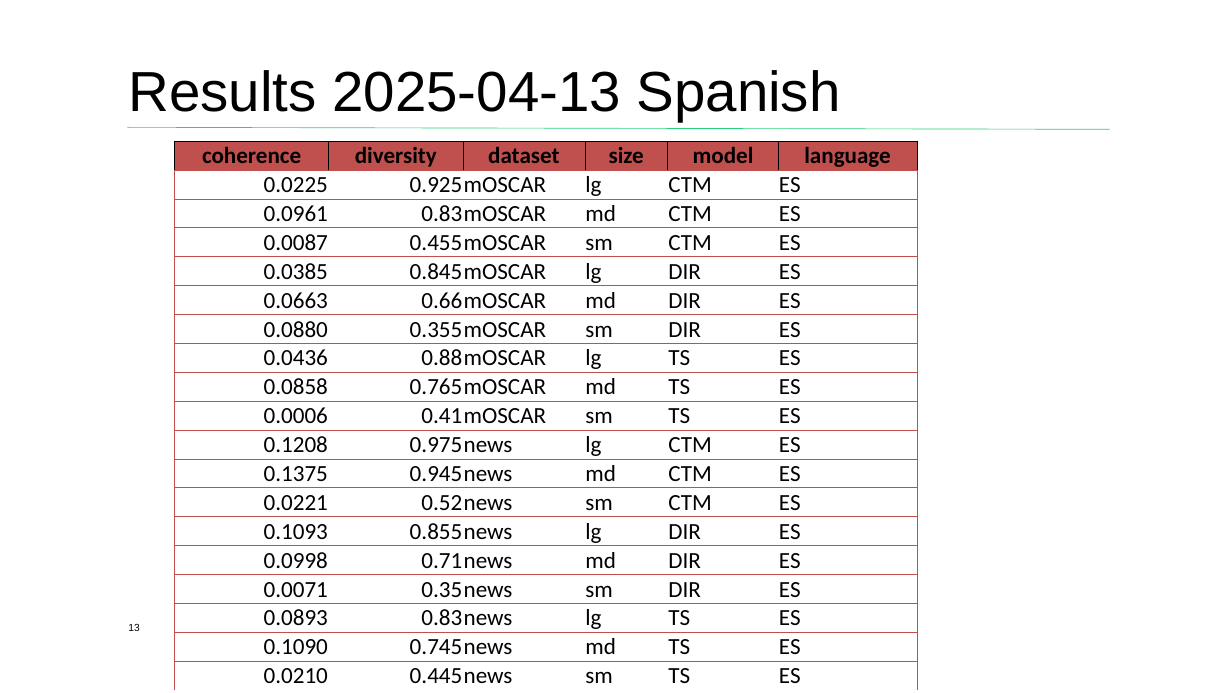
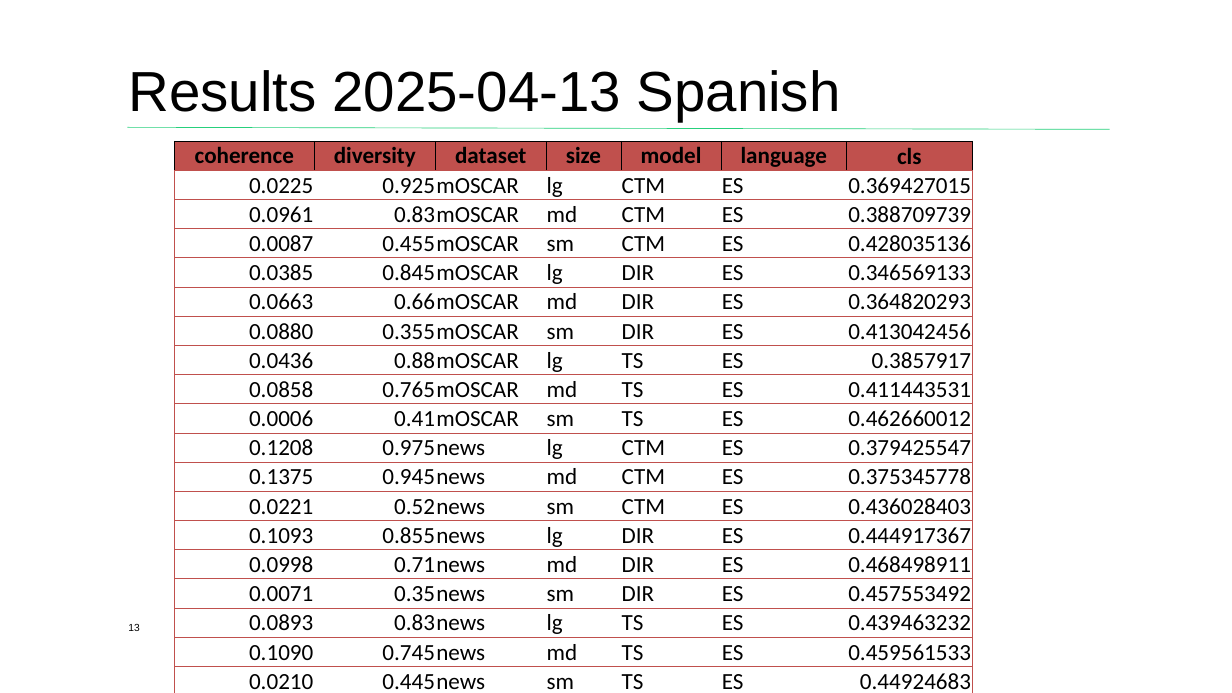
Before and after one commit to JuanCorp/thesis_project, a slide deck: slide 13 of Thesis_Progress_Presentation [Autosaved].pptx. Drawn at 1232x693 pixels with LibreOffice and Linux fonts; fonts in the diff are those of the drawing; background and template pictures are left out. Boxes give left, top, right and bottom in pixels: in the first picture for what was removed or moved away, otherwise in the second. Text is boxed around its words. In the diff, an @@ line names an element or a change of style, - is before the commit and + after.

```diff
--- a/Thesis_Progress_Presentation [Autosaved].pptx
+++ b/Thesis_Progress_Presentation [Autosaved].pptx
@@ table at (175,141,972,693) @@
+column 7: cls | 0.369427015 | 0.388709739 | 0.428035136 | 0.346569133 | 0.364820293 | 0.413042456 | 0.3857917 | 0.411443531 | 0.462660012 | 0.379425547 | 0.375345778 | 0.436028403 | 0.444917367 | 0.468498911 | 0.457553492 | 0.439463232 | 0.459561533 | 0.44924683
@@ table: place and size @@
-table at (175,141,918,687)
+table at (175,141,972,693)
```
Also in this commit, not shown: 8 other slides changed, 20 other files.
